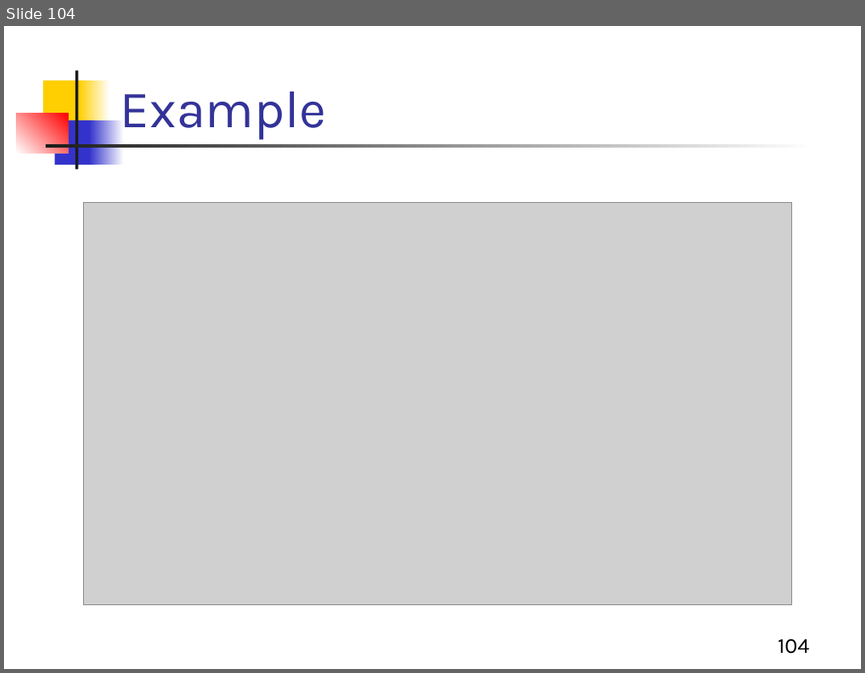
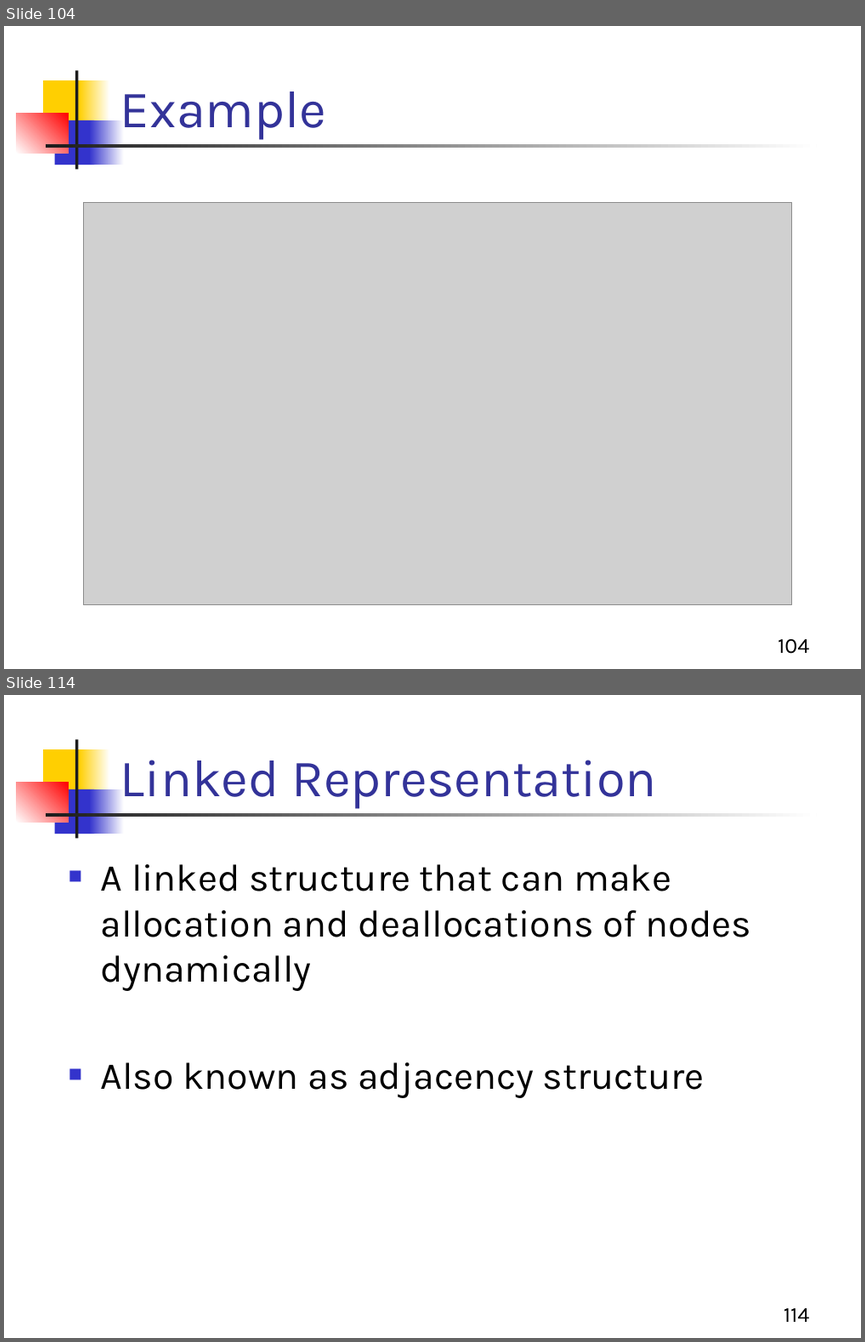
Before and after one commit to Aashishsharma/Learnings, a slide deck: DS/DS.pptx. Shown one above the other, each under a label of ours: slide 104 before the commit, slides 104 and 114 after it; the slides between them are not shown. The pictures are 865x673 and 865x1342 pixels, drawn with LibreOffice and Linux fonts; fonts in the diff are those of the drawing; grey boxes stand for pictures. Boxes give left, top, right and bottom in pixels: in the first picture for what was removed or moved away, otherwise in the second. Text is boxed around its words. In the diff, an @@ line names an element or a change of style, - is before the commit and + after.

```diff
--- a/DS/DS.pptx
+++ b/DS/DS.pptx
@@ slide 114 added at [4, 695, 861, 1338], background #FFFFFF; not listed: 7 template elements that a slide beside it also shows @@
@@ title added at [120, 760, 657, 809], 44 pt, text #333399 @@
+Linked Representation
@@ text added at [101, 864, 752, 1098], 32 pt, text #000000 @@
+■ A linked structure that can make allocation and deallocations of nodes dynamically
+■ Also known as adjacency structure
@@ page number added at [783, 1308, 810, 1321], 18 pt, text #000000 @@
+114
```
Also in this commit, not shown: 1 slide changed, 89 other slides added.
